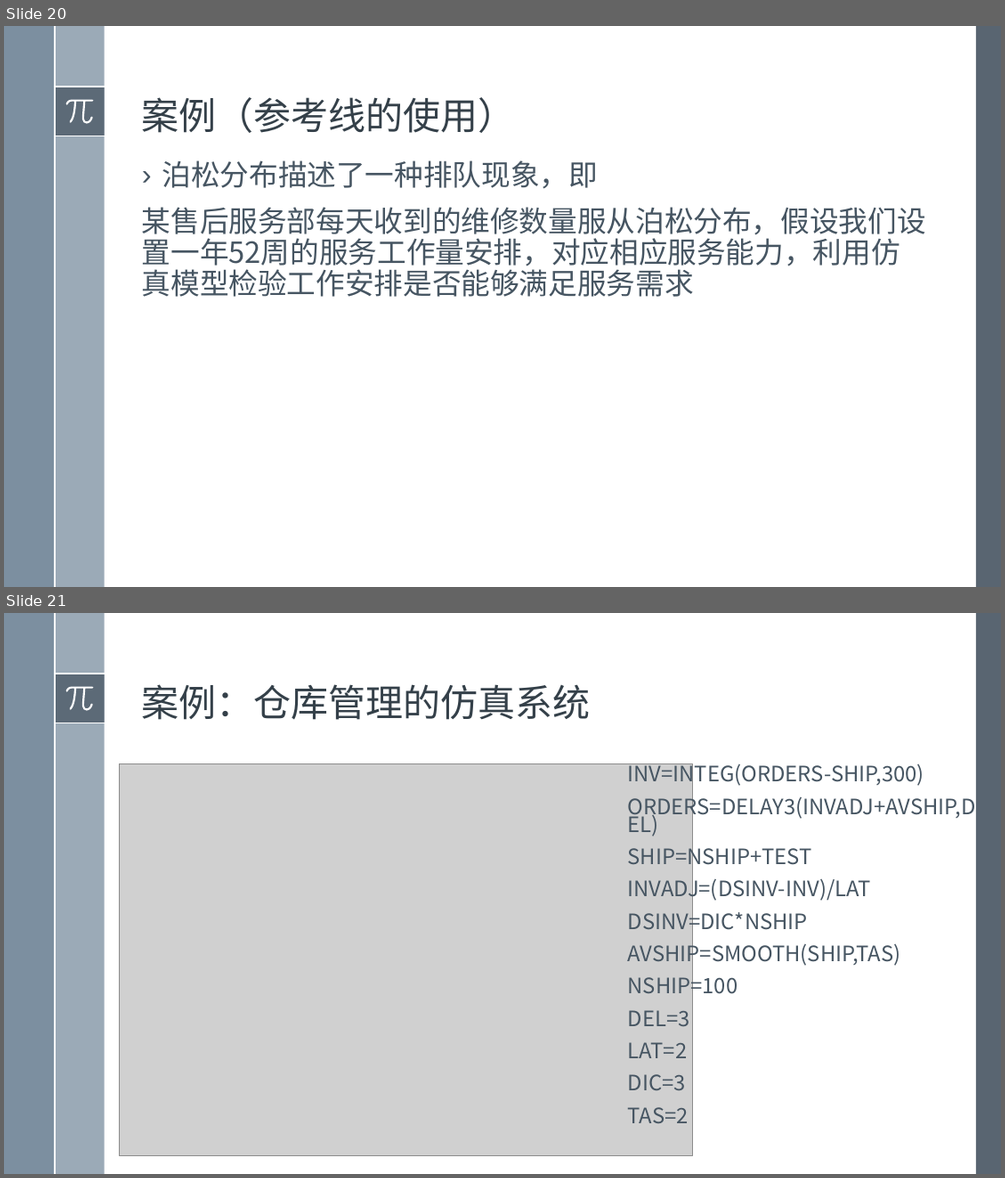
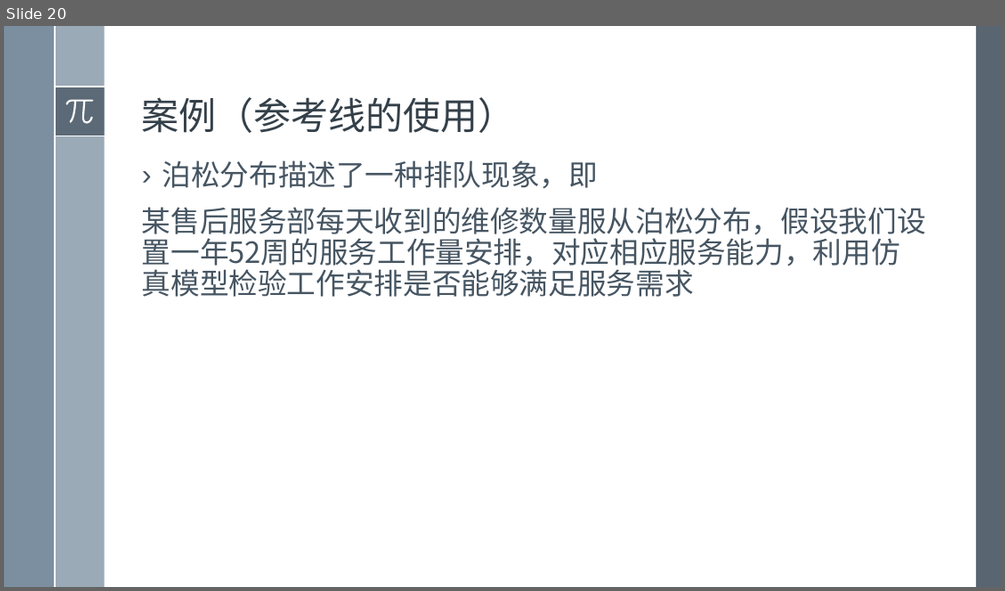
Before and after one commit to exoplanetX/SystemDynamics, a slide deck: 2019系统仿真-4-动态函数.pptx. Shown one above the other, each under a label of ours: slides 20 and 21 before the commit, slide 20 after it. The pictures are 1005x1178 and 1005x591 pixels, drawn with LibreOffice and Linux fonts; fonts in the diff are those of the drawing; grey boxes stand for pictures. Boxes give left, top, right and bottom in pixels: in the first picture for what was removed or moved away, otherwise in the second. Text is boxed around its words. In the diff, an @@ line names an element or a change of style, - is before the commit and + after.

```diff
--- a/2019系统仿真-4-动态函数.pptx
+++ b/2019系统仿真-4-动态函数.pptx
@@ slide 21 removed at [4,613,1001,1174], background #FFFFFF; not listed: 8 template elements that a slide beside it also shows @@
@@ title removed at [142,684,591,720] @@
-案例：仓库管理的仿真系统
@@ picture removed at [120,764,693,1155] @@
@@ text removed at [628,763,976,1123] @@
-INV=INTEG(ORDERS-SHIP,300)
-ORDERS=DELAY3(INVADJ+AVSHIP,DEL)
-SHIP=NSHIP+TEST
-INVADJ=(DSINV-INV)/LAT
-DSINV=DIC*NSHIP
-AVSHIP=SMOOTH(SHIP,TAS)
-NSHIP=100
-DEL=3
-LAT=2
-DIC=3
-TAS=2
```
Also in this commit, not shown: 10 slides changed, 1 other slide removed.
